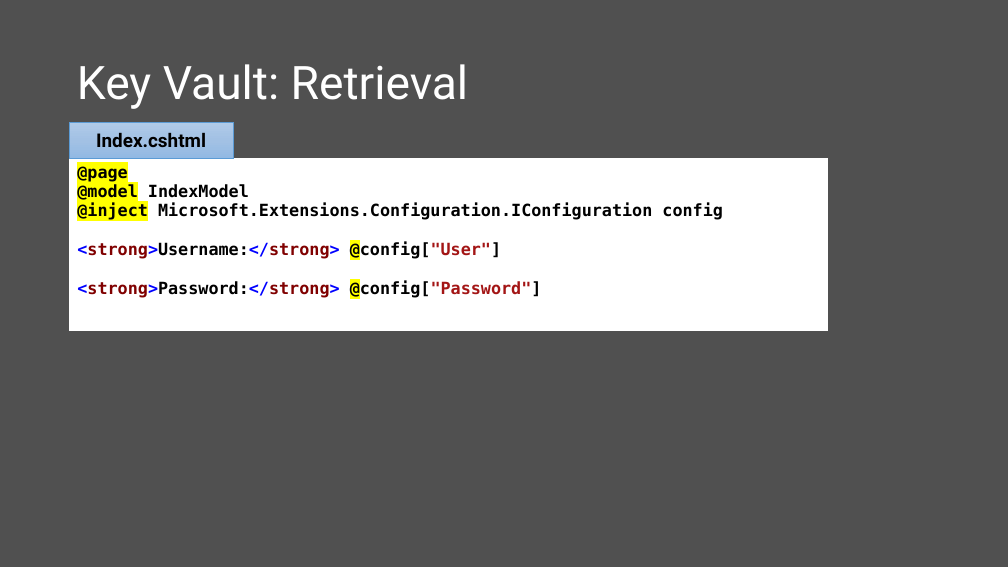
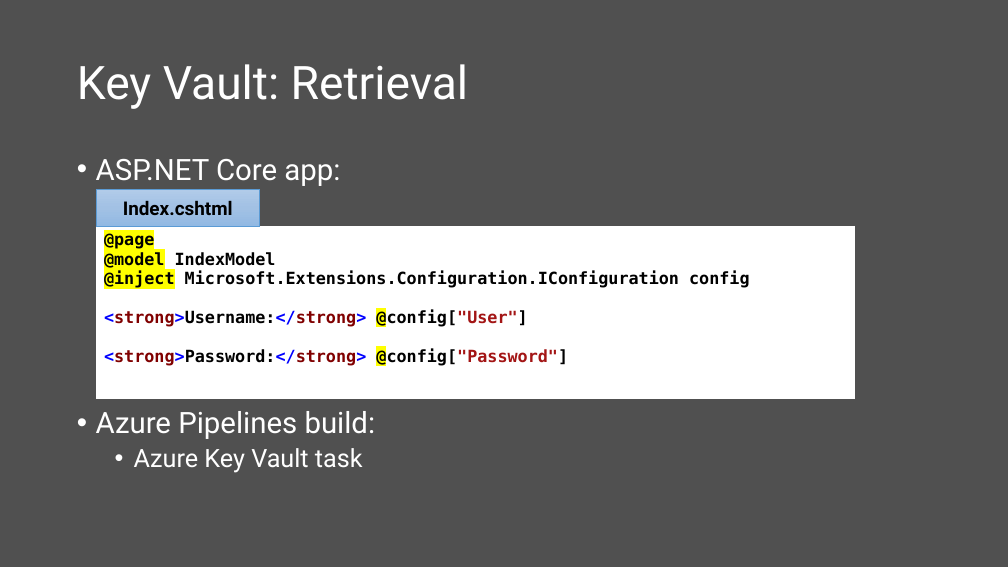
Before and after one commit to scottaddie/slide-decks, a slide deck: slide 12 of Protecting App Secrets.pptx. Drawn at 1008x567 pixels with LibreOffice and Linux fonts; fonts in the diff are those of the drawing. Boxes give left, top, right and bottom in pixels: in the first picture for what was removed or moved away, otherwise in the second. Text is boxed around its words. In the diff, an @@ line names an element or a change of style, - is before the commit and + after.

```diff
--- a/Protecting App Secrets.pptx
+++ b/Protecting App Secrets.pptx
@@ text added at box(96, 159, 376, 473), 28 pt, text #FFFFFF @@
+• ASP.NET Core app:
+• Azure Pipelines build:
+  • Azure Key Vault task
@@ rectangle "Index.cshtml": place and size @@
-rectangle "Index.cshtml" at box(70, 122, 233, 159)
+rectangle "Index.cshtml" at box(96, 190, 259, 227)
@@ table: place and size @@
-table at box(70, 159, 827, 335)
+table at box(97, 226, 854, 402)
```
Also in this commit, not shown: 2 other slides changed.
